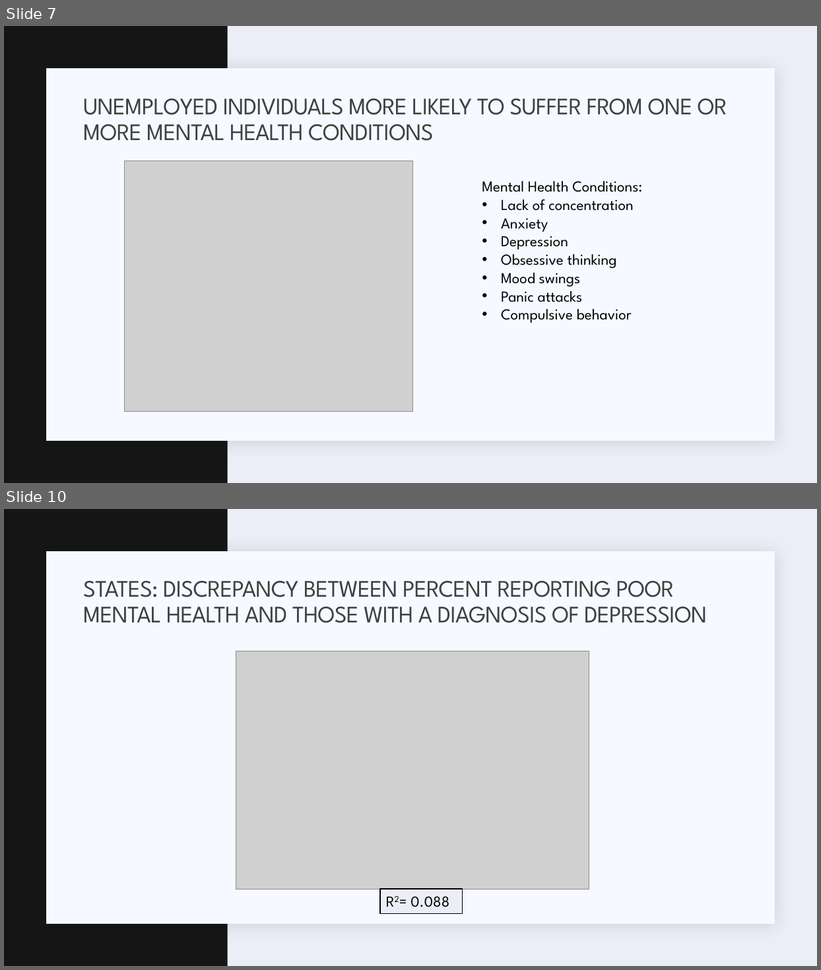
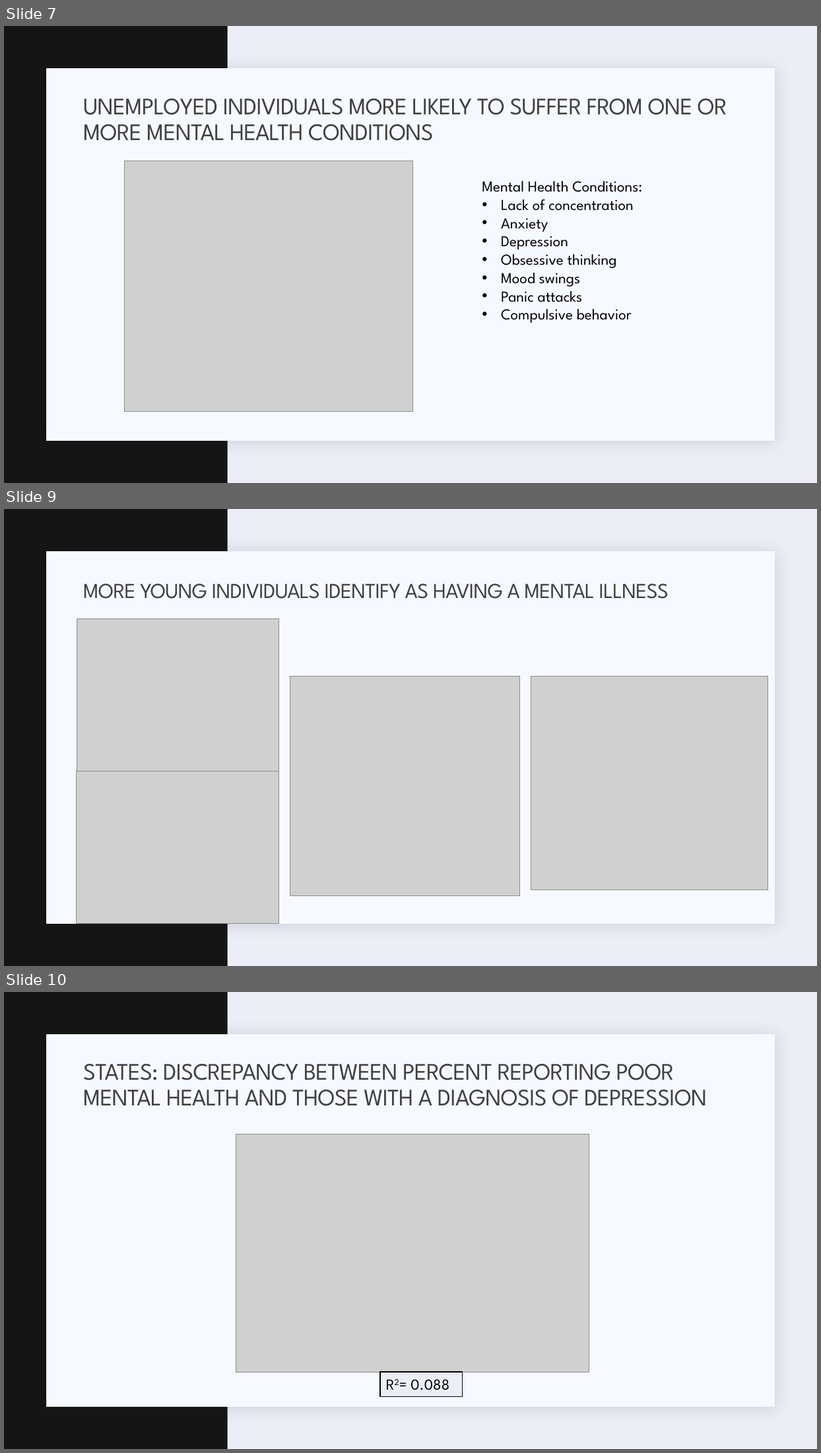
Before and after one commit to hehill/Project1_Team3, a slide deck: Presentation/Presentation_draft.pptx. Shown one above the other, each under a label of ours: slides 7 and 10 before the commit, slides 7, 9 and 10 after it; the slides between them are not shown. The pictures are 821x970 and 821x1453 pixels, drawn with LibreOffice and Linux fonts; fonts in the diff are those of the drawing; grey boxes stand for pictures. Boxes give left, top, right and bottom in pixels: in the first picture for what was removed or moved away, otherwise in the second. Text is boxed around its words. In the diff, an @@ line names an element or a change of style, - is before the commit and + after.

```diff
--- a/Presentation/Presentation_draft.pptx
+++ b/Presentation/Presentation_draft.pptx
@@ slide 9 added at box(4, 509, 817, 966), background #ECEEF7; not listed: 2 template elements that a slide beside it also shows @@
@@ title added at box(83, 584, 669, 599), 25.2 pt, text #404040 @@
+MORE YOUNG INDIVIDUALS IDENTIFY AS HAVING A MENTAL ILLNESS
@@ picture added at box(77, 619, 279, 771) @@
@@ picture added at box(290, 677, 520, 896) @@
@@ picture added at box(531, 677, 768, 890) @@
@@ picture added at box(76, 771, 279, 923) @@
```
Also in this commit, not shown: 3 slides changed, 1 slide removed, 5 other files.
